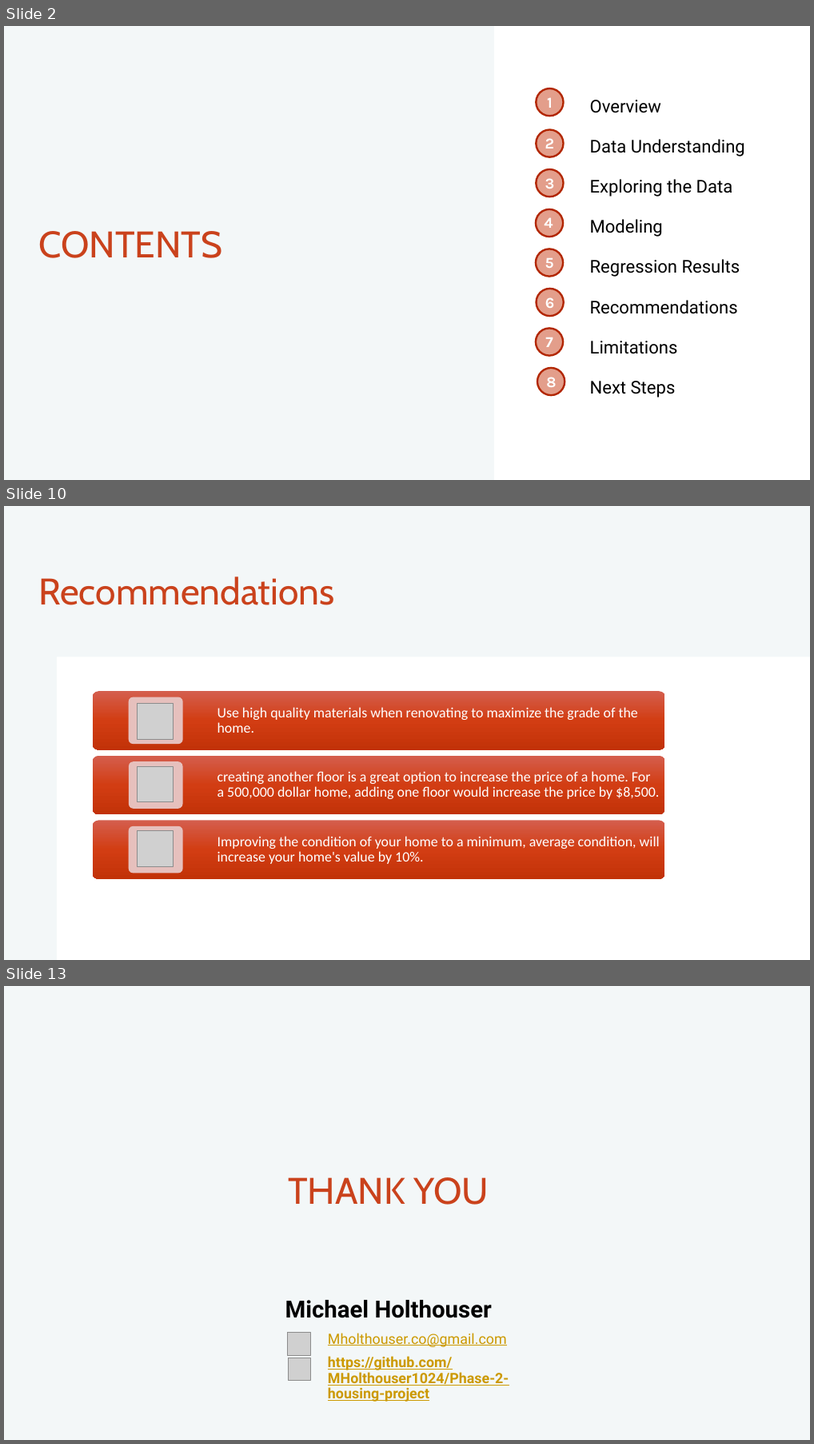
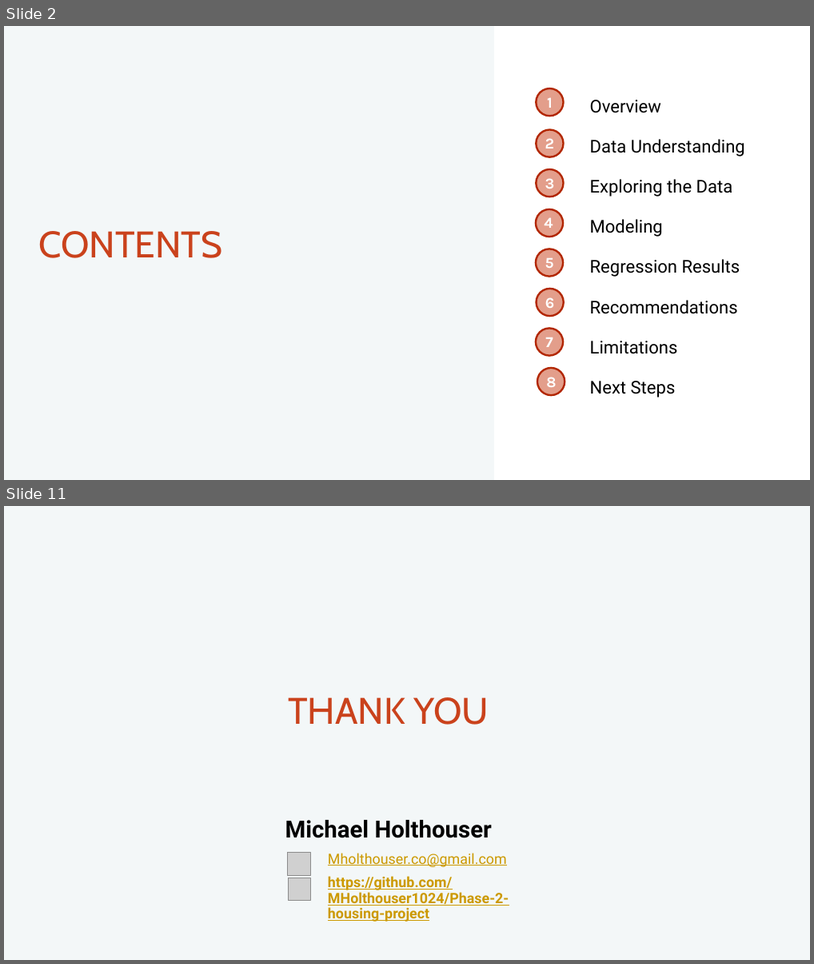
Before and after one commit to MHolthouser1024/Phase-2-housing-project, a slide deck: Presentation.pptx. Shown one above the other, each under a label of ours: slides 2, 10 and 13 before the commit, slides 2 and 11 after it; the slides between them are not shown. The pictures are 814x1444 and 814x964 pixels, drawn with LibreOffice and Linux fonts; fonts in the diff are those of the drawing; grey boxes stand for pictures. Boxes give left, top, right and bottom in pixels: in the first picture for what was removed or moved away, otherwise in the second. Text is boxed around its words. In the diff, an @@ line names an element or a change of style, - is before the commit and + after.

```diff
--- a/Presentation.pptx
+++ b/Presentation.pptx
@@ slide 10 removed at <box>4,506,810,960</box>, background #F3F7F8 @@
@@ title removed at <box>38,576,334,605</box> @@
-Recommendations
@@ rectangle removed at <box>57,656,810,960</box> @@
-T
@@ picture removed at <box>138,703,174,738</box> @@
@@ picture removed at <box>137,766,173,802</box> @@
@@ group removed at <box>93,691,666,879</box>: 6 rounded rectangles, 3 texts @@
-Use high quality materials when renovating to maximize the grade of the home.
-creating another floor is a great option to increase the price of a home. For a 500,000 dollar home, adding one floor would increase the price by $8,500.
-Improving the condition of your home to a minimum, average condition, will increase your home's value by 10%.
@@ picture removed at <box>137,831,173,867</box> @@
@@ what was slide 13 is now slide 11 @@
```
Also in this commit, not shown: 4 slides changed, 4 slides added, 5 other slides removed.
